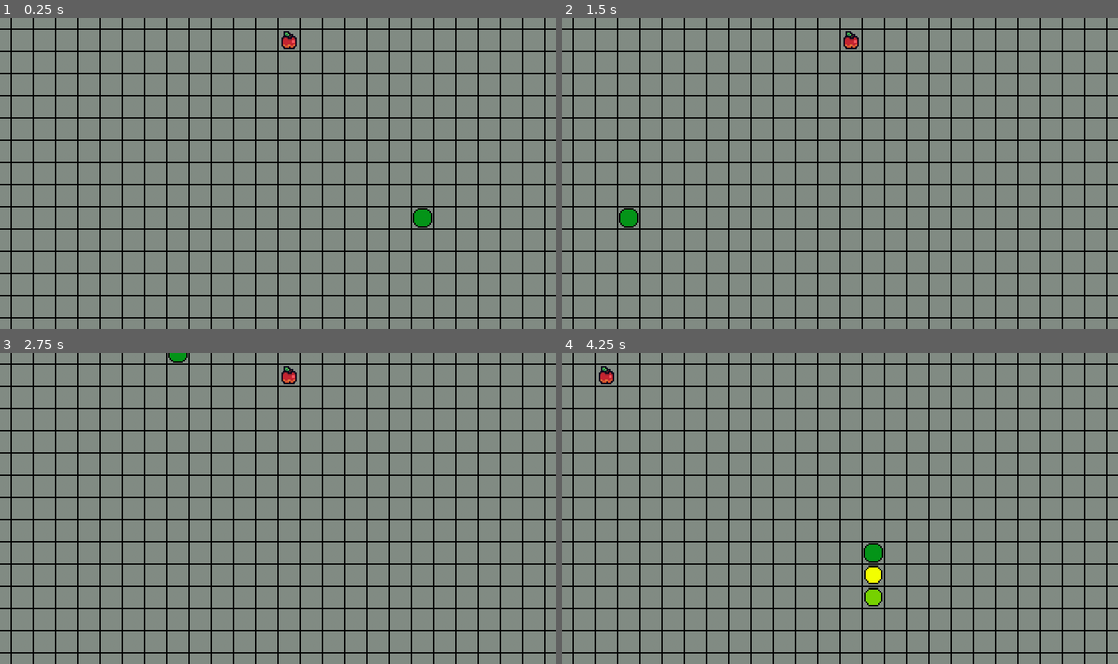
Above: before the commit, frames 1-4 (two rows, left to right).
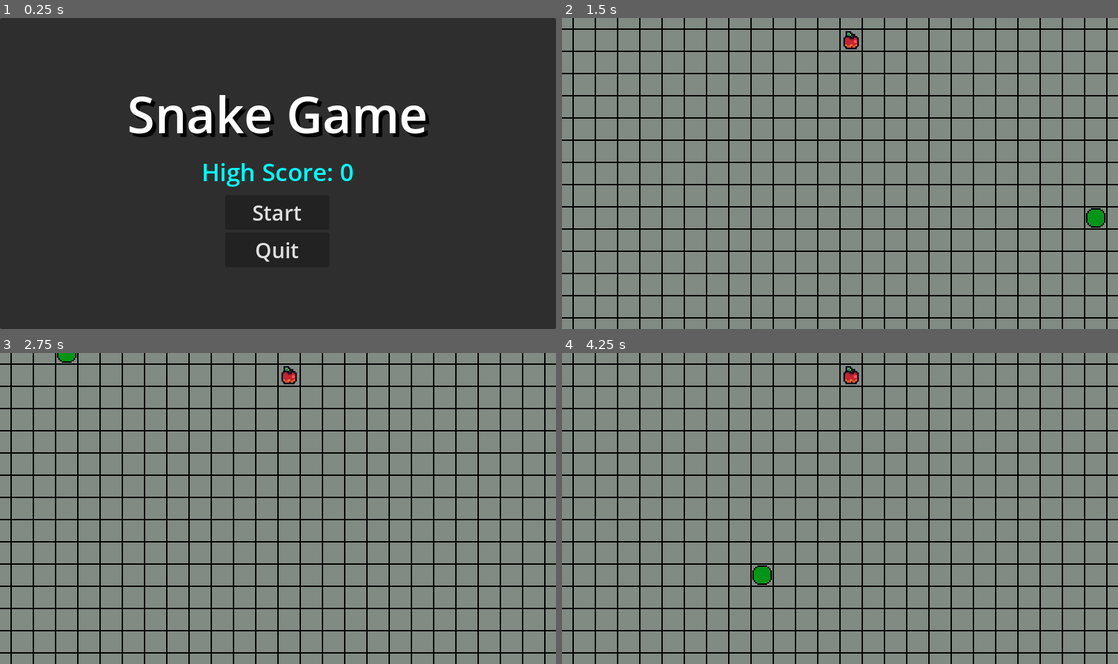
Above: after the commit, the same moments.

Repository: vii-abdullatif/The-Choice
Game: Godot game, scene res://snake_game/menus/start_screen.tscn
The game is run twice, just before and just after one commit, with the same random seed, the same clock (stepped at 60 frames per second) and the same inputs. Before the commit the project starts from res://snake_game/gameplay/game_play.tscn.
Inputs (mouse positions are in pixels of both pictures, inside the frame that each line leads up to):
- Up to frame 1 (0.25 s): no input
- Up to frame 2 (1.5 s): click (840, 210) at 0.5 s, where only the run after the commit has a clickable "Start"; tap Enter at 1.25 s; move the mouse to (962, 157) at 1.27 s; hold Right (ui_right) from 1.28 s (still down); tap Alt at 1.35 s; click (962, 157) at 1.42 s
- Up to frame 3 (2.75 s): move the mouse to (166, 524) at 2.02 s; release Right (ui_right) at 2.03 s; hold Down (ui_down) from 2.03 s (still down); tap Shift at 2.1 s
- Up to frame 4 (4.25 s): move the mouse to (895, 440) at 2.77 s; release Down (ui_down) at 2.78 s; hold Right (ui_right) 2.78-3.53 s; tap Alt at 2.85 s; move the mouse to (812, 570) at 3.52 s; hold Up (ui_up) from 3.53 s (still down); tap Shift at 3.6 s; click (812, 570) at 3.67 s

The runs differ from the first frame. In frame 1, 100% of the frame differs, in the area x 0-100%, y 0-100%; in frame 2, 0.4%; in frame 3, 0.2%; in frame 4, 1.0%.

Commit message:
Added Start & GameOver Screen ui

Diff:
--- a/project.godot
+++ b/project.godot
@@ -11,7 +11,7 @@
 [application]
 
 config/name="Choice Game"
-run/main_scene="uid://b0r1qo0hlpomc"
+run/main_scene="uid://b2fwuioiu75ic"
 config/features=PackedStringArray("4.6", "GL Compatibility")
 config/icon="res://icon.svg"
 
--- a/snake_game/gameplay/game_play.gd
+++ b/snake_game/gameplay/game_play.gd
@@ -1,15 +1,19 @@
 class_name GamePlay
 extends Node2D
+
+const gameover_scene: PackedScene = preload("res://snake_game/menus/game_over.tscn")
 
 @onready var head: Head = %Head as Head
 @onready var bounds: Bounds = %Bounds
 @onready var spawner: Spawner = $Spawner as Spawner
 
+var gameover_menu : GameOver
 var time_between_moves : float = 1000.0
 var time_since_last_move : float = 0
 var speed : float = 10000.0
 var move_dir: Vector2 = Vector2.RIGHT
 var snake_parts : Array[SnakePart] = []
+var score : int = 0
 
 # Called when the node enters the scene tree for the first time.
 func _ready() -> void:
@@ -51,9 +55,14 @@
 	spawner.call_deferred("spawn_food")
 	spawner.call_deferred("spawn_tail", snake_parts[snake_parts.size()-1].last_position)
 	speed += 250
+	score += 1
 
 func _on_tail_added(tail: Tail):
 	snake_parts.push_back(tail)
 
 func _on_tail_collided():
 	print("game over")
+	if not gameover_menu:
+		gameover_menu = gameover_scene.instantiate() as GameOver
+		add_child(gameover_menu)
+		gameover_menu.set_score(score)
--- /dev/null
+++ b/snake_game/menus/game_over.gd
@@ -0,0 +1,23 @@
+class_name GameOver
+extends CanvasLayer
+
+@onready var score: Label = %ScoreLabel
+@onready var high_score: Label = %HighScoreLabel
+@onready var restart: Button = %RestartButton
+@onready var quit: Button = %QuitButton
+
+func set_score(n : int):
+	score.text = "Final Score: " + str(n)
+
+func _on_restart_button_pressed() -> void:
+	get_tree().reload_current_scene()
+
+func _on_quit_button_pressed() -> void:
+	get_tree().quit()
+
+func _notification(what):
+	match what:
+		NOTIFICATION_ENTER_TREE:
+			get_tree().paused = true
+		NOTIFICATION_EXIT_TREE:
+			get_tree().paused = false
--- /dev/null
+++ b/snake_game/menus/game_over.tscn
@@ -0,0 +1,74 @@
+[gd_scene format=3 uid="uid://d0s0ykj8mh86o"]
+
+[ext_resource type="Script" uid="uid://cqjc2w2noyktg" path="res://snake_game/menus/game_over.gd" id="1_7f5lp"]
+
+[node name="GameOver" type="CanvasLayer" unique_id=1897740901]
+process_mode = 3
+script = ExtResource("1_7f5lp")
+
+[node name="Panel" type="Panel" parent="." unique_id=79036462]
+modulate = Color(1, 1, 1, 0.78431374)
+anchors_preset = 15
+anchor_right = 1.0
+anchor_bottom = 1.0
+grow_horizontal = 2
+grow_vertical = 2
+
+[node name="HBoxContainer" type="HBoxContainer" parent="Panel" unique_id=816437765]
+layout_mode = 1
+anchors_preset = 15
+anchor_right = 1.0
+anchor_bottom = 1.0
+grow_horizontal = 2
+grow_vertical = 2
+alignment = 1
+
+[node name="VBoxContainer" type="VBoxContainer" parent="Panel/HBoxContainer" unique_id=57698708]
+layout_mode = 2
+alignment = 1
+
+[node name="GameOver" type="Label" parent="Panel/HBoxContainer/VBoxContainer" unique_id=894057742]
+layout_mode = 2
+theme_override_colors/font_shadow_color = Color(0, 0, 0, 0)
+theme_override_constants/shadow_offset_x = 4
+theme_override_constants/shadow_offset_y = 4
+theme_override_font_sizes/font_size = 72
+text = "Gamer Over :("
+
+[node name="ScoreLabel" type="Label" parent="Panel/HBoxContainer/VBoxContainer" unique_id=481214409]
+unique_name_in_owner = true
+layout_mode = 2
+theme_override_font_sizes/font_size = 50
+text = "Score: 0"
+horizontal_alignment = 1
+
+[node name="HighScoreLabel" type="Label" parent="Panel/HBoxContainer/VBoxContainer" unique_id=1408438749]
+unique_name_in_owner = true
+layout_mode = 2
+theme_override_colors/font_color = Color(0, 1, 1, 1)
+text = "New HighScore: 0"
+horizontal_alignment = 1
+
+[node name="MarginContainer" type="MarginContainer" parent="Panel/HBoxContainer/VBoxContainer" unique_id=687155118]
+layout_mode = 2
+theme_override_constants/margin_top = 25
+
+[node name="GridContainer" type="GridContainer" parent="Panel/HBoxContainer/VBoxContainer/MarginContainer" unique_id=825257899]
+layout_mode = 2
+size_flags_horizontal = 4
+columns = 2
+
+[node name="RestartButton" type="Button" parent="Panel/HBoxContainer/VBoxContainer/MarginContainer/GridContainer" unique_id=229411687]
+unique_name_in_owner = true
+custom_minimum_size = Vector2(150, 0)
+layout_mode = 2
+text = "Restart"
+
+[node name="QuitButton" type="Button" parent="Panel/HBoxContainer/VBoxContainer/MarginContainer/GridContainer" unique_id=1776382444]
+unique_name_in_owner = true
+custom_minimum_size = Vector2(150, 0)
+layout_mode = 2
+text = "Quit"
+
+[connection signal="pressed" from="Panel/HBoxContainer/VBoxContainer/MarginContainer/GridContainer/RestartButton" to="." method="_on_restart_button_pressed"]
+[connection signal="pressed" from="Panel/HBoxContainer/VBoxContainer/MarginContainer/GridContainer/QuitButton" to="." method="_on_quit_button_pressed"]
--- /dev/null
+++ b/snake_game/menus/start_screen.gd
@@ -0,0 +1,17 @@
+extends CanvasLayer
+
+const gameplay_scene: PackedScene = preload("res://snake_game/gameplay/game_play.tscn")
+
+@onready var score: Label = %ScoreLabel
+@onready var start: Button = %StartButton
+@onready var quit: Button = %QuitButton
+
+func _ready() -> void:
+	var high_score : int = 0
+	score.text = "High Score: " + str(high_score)
+
+func _on_start_button_pressed() -> void:
+	get_tree().change_scene_to_packed(gameplay_scene)
+
+func _on_quit_button_pressed() -> void:
+	get_tree().quit()
--- /dev/null
+++ b/snake_game/menus/start_screen.tscn
@@ -0,0 +1,73 @@
+[gd_scene format=3 uid="uid://b2fwuioiu75ic"]
+
+[ext_resource type="Script" uid="uid://dmrtm4nqlh1d4" path="res://snake_game/menus/start_screen.gd" id="1_vy12c"]
+
+[node name="StartScreen" type="CanvasLayer" unique_id=1040092776]
+script = ExtResource("1_vy12c")
+
+[node name="Panel" type="Panel" parent="." unique_id=1574556581]
+anchors_preset = 15
+anchor_right = 1.0
+anchor_bottom = 1.0
+grow_horizontal = 2
+grow_vertical = 2
+
+[node name="HBoxContainer" type="HBoxContainer" parent="Panel" unique_id=926030887]
+layout_mode = 1
+anchors_preset = 15
+anchor_right = 1.0
+anchor_bottom = 1.0
+grow_horizontal = 2
+grow_vertical = 2
+alignment = 1
+
+[node name="VBoxContainer" type="VBoxContainer" parent="Panel/HBoxContainer" unique_id=769269457]
+layout_mode = 2
+alignment = 1
+
+[node name="Label" type="Label" parent="Panel/HBoxContainer/VBoxContainer" unique_id=2041205070]
+layout_mode = 2
+theme_override_colors/font_shadow_color = Color(0, 0, 0, 1)
+theme_override_constants/shadow_offset_x = 5
+theme_override_constants/shadow_offset_y = 5
+theme_override_font_sizes/font_size = 72
+text = "Snake Game"
+horizontal_alignment = 1
+
+[node name="MarginContainer" type="MarginContainer" parent="Panel/HBoxContainer/VBoxContainer" unique_id=1743516659]
+layout_mode = 2
+theme_override_constants/margin_top = 5
+theme_override_constants/margin_bottom = 5
+
+[node name="ScoreLabel" type="Label" parent="Panel/HBoxContainer/VBoxContainer/MarginContainer" unique_id=1614278091]
+unique_name_in_owner = true
+layout_mode = 2
+theme_override_colors/font_color = Color(0, 1, 1, 1)
+theme_override_font_sizes/font_size = 35
+text = "HighScore: 0"
+horizontal_alignment = 1
+
+[node name="GridContainer" type="GridContainer" parent="Panel/HBoxContainer/VBoxContainer" unique_id=630487680]
+layout_mode = 2
+size_flags_horizontal = 4
+
+[node name="StartButton" type="Button" parent="Panel/HBoxContainer/VBoxContainer/GridContainer" unique_id=846246585]
+unique_name_in_owner = true
+custom_minimum_size = Vector2(150, 0)
+layout_mode = 2
+size_flags_horizontal = 4
+size_flags_vertical = 8
+theme_override_font_sizes/font_size = 30
+text = "Start"
+
+[node name="QuitButton" type="Button" parent="Panel/HBoxContainer/VBoxContainer/GridContainer" unique_id=203393401]
+unique_name_in_owner = true
+custom_minimum_size = Vector2(150, 0)
+layout_mode = 2
+size_flags_horizontal = 4
+size_flags_vertical = 8
+theme_override_font_sizes/font_size = 30
+text = "Quit"
+
+[connection signal="pressed" from="Panel/HBoxContainer/VBoxContainer/GridContainer/StartButton" to="." method="_on_start_button_pressed"]
+[connection signal="pressed" from="Panel/HBoxContainer/VBoxContainer/GridContainer/QuitButton" to="." method="_on_quit_button_pressed"]
Not shown, added: snake_game/menus/game_over.gd.uid
Not shown, added: snake_game/menus/start_screen.gd.uid
Not shown, added: snake_game/gameplay/sprites/hehe.zip
